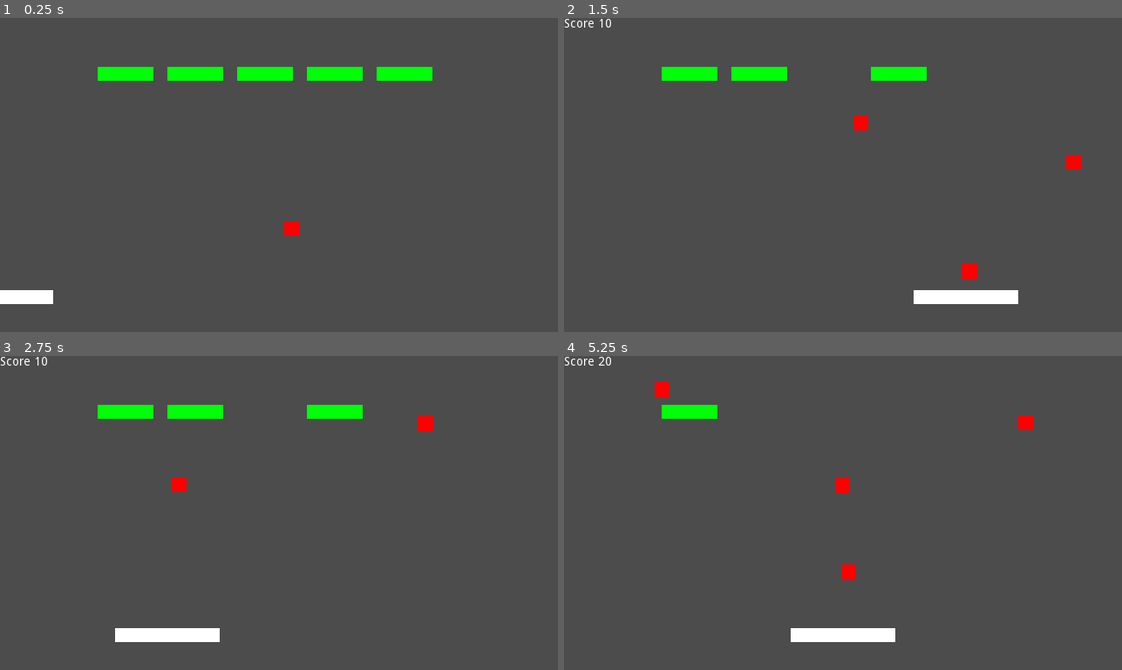
Above: before the commit, frames 1-4 (two rows, left to right).
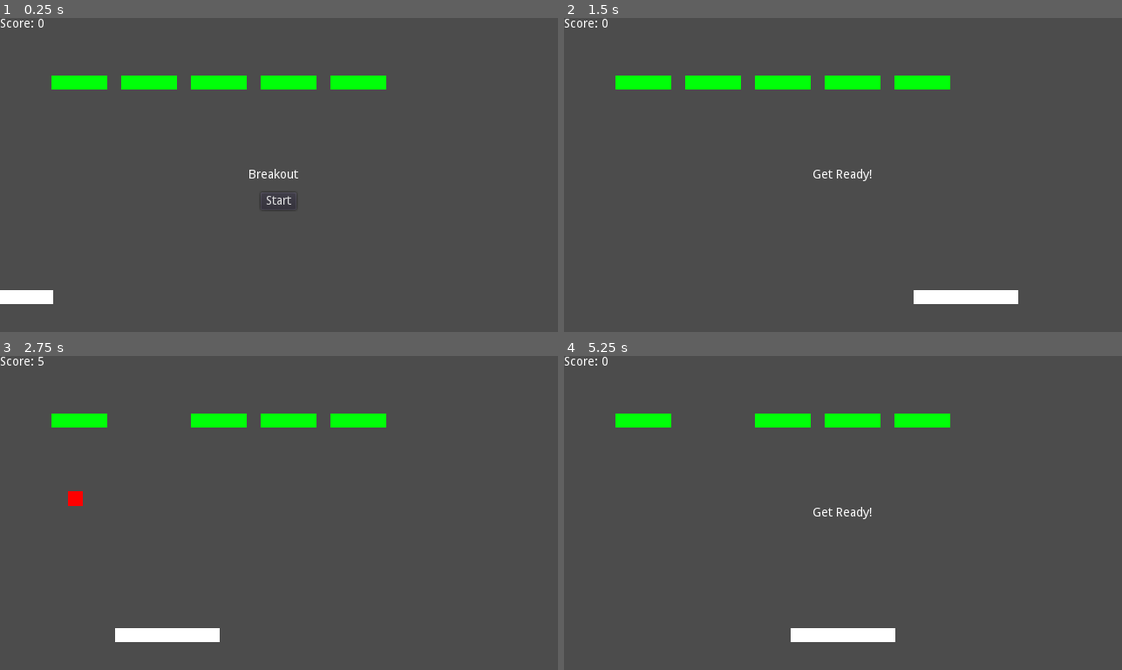
Above: after the commit, the same moments.

Repository: lucapasquale/Godot-Breakout
Game: Godot game, scene res://Scenes/Level One.tscn
Two runs of this game, one before a commit and one after it. Both use one fixed random seed, a clock stepped at 60 frames per second and the inputs below.
Inputs (mouse positions are in pixels of both pictures, inside the frame that each line leads up to):
- Up to frame 1 (0.25 s): no input
- Up to frame 2 (1.5 s): click (843, 200) at 0.5 s, where only the run after the commit has a clickable "Start"; move the mouse to (965, 159) at 1.27 s; click (965, 159) at 1.42 s
- Up to frame 3 (2.75 s): move the mouse to (167, 528) at 2.02 s; click (167, 528) at 2.17 s
- Up to frame 4 (5.25 s): move the mouse to (898, 443) at 2.77 s; click (898, 443) at 2.92 s; move the mouse to (815, 575) at 3.52 s; click (815, 575) at 3.67 s; move the mouse to (1010, 560) at 4.27 s; click (1010, 560) at 4.42 s; click (843, 538) at 5 s, where only the run after the commit has a clickable "Start"

The runs differ from the first frame. In frame 1, 3.8% of the frame differs, in the area x 0-78%, y 0-70%; in frame 2, 3.4%; in frame 3, 3.0%; in frame 4, 2.9%.

Commit message:
Using signals

Diff:
--- a/Scenes/Ball.tscn
+++ b/Scenes/Ball.tscn
@@ -10,7 +10,6 @@
 
 [node name="Ball" type="RigidBody2D"]
 
-position = Vector2( 288, 288 )
 input_pickable = false
 collision_layer = 1
 collision_mask = 1
@@ -25,12 +24,13 @@
 contact_monitor = true
 sleeping = false
 can_sleep = true
-linear_velocity = Vector2( 200, -200 )
+linear_velocity = Vector2( -200, -200 )
 linear_damp = 0.0
 angular_velocity = 0.0
 angular_damp = 0.0
 script = ExtResource( 1 )
-speedup = 4
+_sections_unfolded = [ "Linear", "Transform" ]
+speedup = 40
 
 [node name="Sprite" type="Sprite" parent="." index="0"]
 
@@ -49,3 +49,11 @@
 __meta__ = {
 "_edit_lock_": true
 }
+
+[node name="Visibility" type="VisibilityNotifier2D" parent="." index="2"]
+
+rect = Rect2( -10, -10, 20, 20 )
+
+[connection signal="body_entered" from="." to="." method="_on_Ball_body_entered"]
+
+[connection signal="viewport_exited" from="Visibility" to="." method="_on_Visibility_viewport_exited"]
--- /dev/null
+++ b/Scenes/HUD.tscn
@@ -0,0 +1,88 @@
+[gd_scene load_steps=2 format=2]
+
+[ext_resource path="res://Scripts/HUD.gd" type="Script" id=1]
+
+[node name="HUD" type="CanvasLayer" index="0"]
+
+layer = 1
+offset = Vector2( 0, 0 )
+rotation = 0.0
+scale = Vector2( 1, 1 )
+transform = Transform2D( 1, 0, 0, 1, 0, 0 )
+script = ExtResource( 1 )
+
+[node name="ScoreLabel" type="Label" parent="." index="0"]
+
+anchor_left = 0.0
+anchor_top = 0.0
+anchor_right = 0.0
+anchor_bottom = 0.0
+margin_right = 51.0
+margin_bottom = 14.0
+rect_pivot_offset = Vector2( 0, 0 )
+rect_clip_content = false
+mouse_filter = 2
+mouse_default_cursor_shape = 0
+size_flags_horizontal = 1
+size_flags_vertical = 4
+text = "Score: 0"
+percent_visible = 1.0
+lines_skipped = 0
+max_lines_visible = -1
+
+[node name="MessageLabel" type="Label" parent="." index="1"]
+
+anchor_left = 0.5
+anchor_top = 0.5
+anchor_right = 0.5
+anchor_bottom = 0.5
+margin_left = -35.0
+margin_top = -7.0
+margin_right = 34.0
+margin_bottom = 7.0
+rect_pivot_offset = Vector2( 0, 0 )
+rect_clip_content = false
+mouse_filter = 2
+mouse_default_cursor_shape = 0
+size_flags_horizontal = 1
+size_flags_vertical = 4
+text = "Breakout"
+percent_visible = 1.0
+lines_skipped = 0
+max_lines_visible = -1
+
+[node name="StartButton" type="Button" parent="." index="2"]
+
+anchor_left = 0.5
+anchor_top = 0.5
+anchor_right = 0.5
+anchor_bottom = 0.5
+margin_left = -21.0
+margin_top = 20.0
+margin_right = 20.0
+margin_bottom = 40.0
+rect_pivot_offset = Vector2( 0, 0 )
+rect_clip_content = false
+focus_mode = 2
+mouse_filter = 0
+mouse_default_cursor_shape = 0
+size_flags_horizontal = 1
+size_flags_vertical = 1
+toggle_mode = false
+enabled_focus_mode = 2
+shortcut = null
+group = null
+text = "Start"
+flat = false
+align = 1
+
+[node name="MessageTimer" type="Timer" parent="." index="3"]
+
+process_mode = 1
+wait_time = 1.0
+one_shot = true
+autostart = false
+
+[connection signal="pressed" from="StartButton" to="." method="_on_StartButton_pressed"]
+
+[connection signal="timeout" from="MessageTimer" to="." method="_on_MessageTimer_timeout"]
--- a/Scenes/Level One.tscn
+++ b/Scenes/Level One.tscn
@@ -1,10 +1,11 @@
-[gd_scene load_steps=7 format=2]
+[gd_scene load_steps=8 format=2]
 
 [ext_resource path="res://Scripts/Level One.gd" type="Script" id=1]
-[ext_resource path="res://Scripts/Paddle.gd" type="Script" id=2]
-[ext_resource path="res://Textures/block.png" type="Texture" id=3]
-[ext_resource path="res://Scenes/Ball.tscn" type="PackedScene" id=4]
+[ext_resource path="res://Scenes/Ball.tscn" type="PackedScene" id=2]
+[ext_resource path="res://Scripts/Paddle.gd" type="Script" id=3]
+[ext_resource path="res://Textures/block.png" type="Texture" id=4]
 [ext_resource path="res://Scenes/Brick.tscn" type="PackedScene" id=5]
+[ext_resource path="res://Scenes/HUD.tscn" type="PackedScene" id=6]
 
 [sub_resource type="RectangleShape2D" id=1]
 
@@ -14,6 +15,7 @@
 [node name="World" type="Node" index="0"]
 
 script = ExtResource( 1 )
+ball_scene = ExtResource( 2 )
 
 [node name="Paddle" type="KinematicBody2D" parent="." index="0"]
 
@@ -48,11 +50,34 @@
 position = Vector2( 0, 32 )
 _sections_unfolded = [ "Transform" ]
 
-[node name="Ball" parent="." index="1" instance=ExtResource( 4 )]
+[node name="StartPosition" type="Position2D" parent="." index="1"]
 
-[node name="Bricks" type="Node2D" parent="." index="2"]
+position = Vector2( 320, 250 )
+_sections_unfolded = [ "Transform" ]
+
+[node name="Walls" type="StaticBody2D" parent="." index="2"]
 
 editor/display_folded = true
+input_pickable = false
+collision_layer = 1
+collision_mask = 1
+constant_linear_velocity = Vector2( 0, 0 )
+constant_angular_velocity = 0.0
+friction = 1.0
+bounce = 0.0
+
+[node name="CollisionPolygon2D" type="CollisionPolygon2D" parent="Walls" index="0"]
+
+build_mode = 0
+polygon = PoolVector2Array( 0, 368, 0, 0, 640, 0, 640, 368, 672, 368, 672, -32, -32, -32, -32, 368 )
+__meta__ = {
+"_edit_lock_": true
+}
+
+[node name="Bricks" type="Node2D" parent="." index="3"]
+
+editor/display_folded = true
+position = Vector2( -52.6436, 10.083 )
 
 [node name="Brick" parent="Bricks" index="0" instance=ExtResource( 5 )]
 
@@ -74,39 +99,6 @@
 
 position = Vector2( 464, 64 )
 
-[node name="Walls" type="StaticBody2D" parent="." index="3"]
+[node name="HUD" parent="." index="4" instance=ExtResource( 6 )]
 
-editor/display_folded = true
-input_pickable = false
-collision_layer = 1
-collision_mask = 1
-constant_linear_velocity = Vector2( 0, 0 )
-constant_angular_velocity = 0.0
-friction = 1.0
-bounce = 0.0
-
-[node name="CollisionPolygon2D" type="CollisionPolygon2D" parent="Walls" index="0"]
-
-build_mode = 0
-polygon = PoolVector2Array( 0, 368, 0, 0, 640, 0, 640, 368, 672, 368, 672, -32, -32, -32, -32, 368 )
-__meta__ = {
-"_edit_lock_": true
-}
-
-[node name="Score" type="Label" parent="." index="4"]
-
-anchor_left = 0.0
-anchor_top = 0.0
-anchor_right = 0.0
-anchor_bottom = 0.0
-margin_right = 40.0
-margin_bottom = 14.0
-rect_pivot_offset = Vector2( 0, 0 )
-rect_clip_content = false
-mouse_filter = 2
-mouse_default_cursor_shape = 0
-size_flags_horizontal = 1
-size_flags_vertical = 4
-percent_visible = 1.0
-lines_skipped = 0
-max_lines_visible = -1
+[connection signal="start_game" from="HUD" to="." method="_on_HUD_start_game"]
--- a/Scripts/Ball.gd
+++ b/Scripts/Ball.gd
@@ -1,29 +1,27 @@
 extends RigidBody2D
 
-export(int) var speedup = 4
-var max_speed = 300
+signal brick_hit
+signal game_over
+
+export(int) var speedup = 40
+const MAX_SPEED = 500
 
 
-func _physics_process(delta):
-	var bodies = get_colliding_bodies()
-	for body in bodies:
-		if body.is_in_group("Bricks"):
-			hit_brick(body)
+func _on_Visibility_viewport_exited(viewport):
+	emit_signal("game_over")
+	queue_free()
 
-		if body.name == "Paddle":
-			hit_paddle(body)
+func _on_Ball_body_entered(body):
+	if body.is_in_group("Bricks"):
+		emit_signal("brick_hit")
+		body.queue_free()
 
-	if get_position().y > get_viewport_rect().end.y:
-		queue_free()
+	if body.name == "Paddle":
+		_hit_paddle(body)
 
-
-func hit_brick(body):
-	get_node("/root/World").score += 5
-	body.queue_free()
-
-func hit_paddle(body):
+func _hit_paddle(body):
 	var current_speed = get_linear_velocity().length()
-	var speed = min(current_speed + speedup, max_speed)
+	var speed = min(current_speed + speedup, MAX_SPEED)
 
 	var current_direction = get_position() - body.get_node("Anchor").get_global_position()
 	var velocity = current_direction.normalized() * speed
--- /dev/null
+++ b/Scripts/HUD.gd
@@ -0,0 +1,38 @@
+extends CanvasLayer
+
+signal start_game
+
+const BRICK_SCORE = 5
+var score = 0
+
+
+func show_message(text):
+	$MessageLabel.text = text
+	$MessageLabel.show()
+	$MessageTimer.start()
+
+func show_game_over():
+	update_score(0)
+
+	show_message("Game Over")
+	yield($MessageTimer, "timeout")
+	$StartButton.show()
+	$MessageLabel.text = "Breakout"
+	$MessageLabel.show()
+
+func update_score(value):
+	score = value
+	$ScoreLabel.text = "Score: " + str(score)
+
+
+func _on_StartButton_pressed():
+	$StartButton.hide()
+	show_message("Get Ready!")
+	yield($MessageTimer, "timeout")
+	emit_signal("start_game")
+
+func _on_MessageTimer_timeout():
+	$MessageLabel.hide()
+
+func _on_Ball_brick_hit():
+	update_score(score + BRICK_SCORE)
--- a/Scripts/Level One.gd
+++ b/Scripts/Level One.gd
@@ -1,7 +1,14 @@
 extends Node
 
-var score = 0 setget set_score
+export (PackedScene) var ball_scene
 
-func set_score(value):
-	score = value
-	get_node("Score").set_text("Score "+str(score))
+func _on_HUD_start_game():
+	var ball = ball_scene.instance()
+	ball.connect("brick_hit", $HUD, "_on_Ball_brick_hit")
+	ball.connect("game_over", self, "_on_Ball_game_over")
+
+	ball.set_position($StartPosition.get_position())
+	get_tree().get_root().add_child(ball)
+
+func _on_Ball_game_over():
+	$HUD.show_game_over()
--- a/Scripts/Paddle.gd
+++ b/Scripts/Paddle.gd
@@ -1,14 +1,6 @@
 extends KinematicBody2D
-
-const BALL_SCENE = preload("res://Scenes/Ball.tscn")
 
 
 func _physics_process(delta):
 	var mouse_x = get_viewport().get_mouse_position().x
 	set_position(Vector2(mouse_x, 320))
-
-func _input(event):
-	if event is InputEventMouseButton && event.is_pressed():
-		var ball = BALL_SCENE.instance()
-		ball.set_position(get_position() - Vector2(0, 16))
-		get_tree().get_root().add_child(ball)
--- a/project.godot
+++ b/project.godot
@@ -12,7 +12,7 @@
 
 config/name="Test Pong"
 run/main_scene="res://Scenes/Level One.tscn"
-config/icon="res://icon.png"
+config/icon="res://Textures/icon.png"
 
 [display]
 
Not shown: 1 places in Scenes/Level One.tscn that only renumber resources
